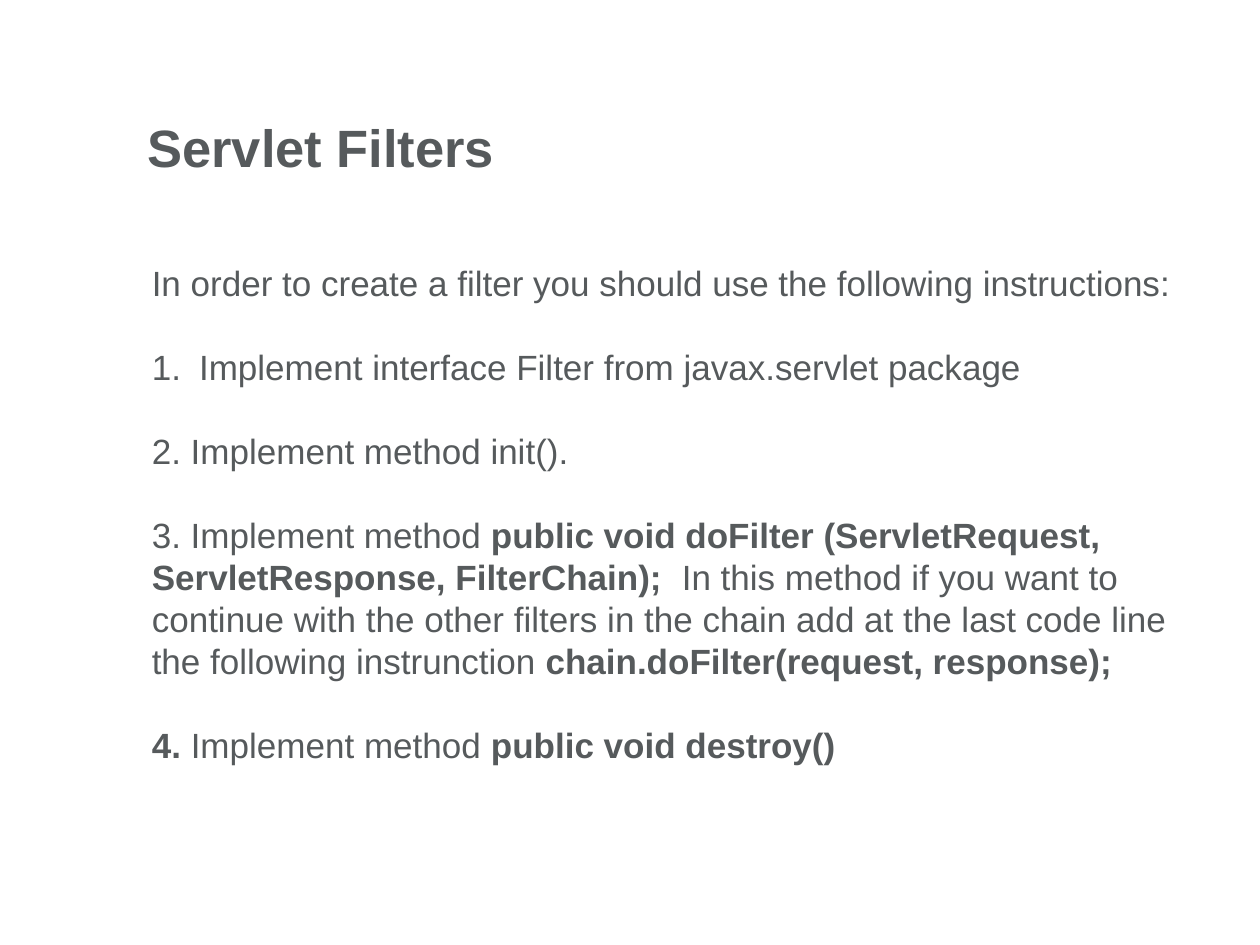
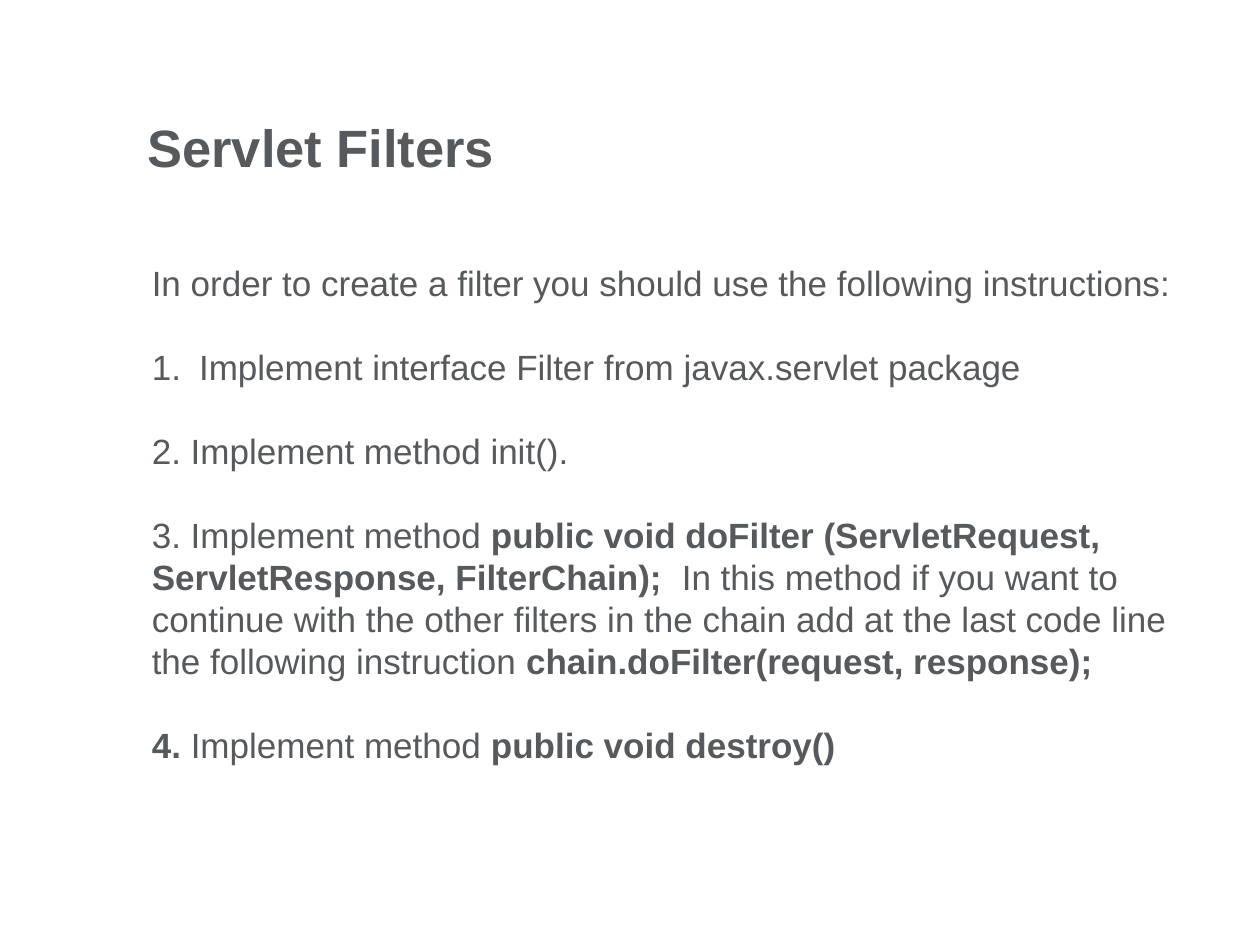
Before and after one commit to mihalceama/JavaDocs, a slide deck: slide 22 of Servlets/Day2/Docs/Web Presentation-Part2.pptx. Drawn at 1260x945 pixels with LibreOffice and Linux fonts; fonts in the diff are those of the drawing; background and template pictures are left out. Boxes give left, top, right and bottom in pixels: in the first picture for what was removed or moved away, otherwise in the second. Text is boxed around its words. In the diff, an @@ line names an element or a change of style, - is before the commit and + after.

Commit message:
Update Servlets Day2 docs.

```diff
--- a/Servlets/Day2/Docs/Web Presentation-Part2.pptx
+++ b/Servlets/Day2/Docs/Web Presentation-Part2.pptx
@@ text at bbox=[152, 522, 1166, 681]: text changed @@
-  3. Implement method public void doFilter (ServletRequest, ServletResponse, FilterChain); In this method if you want to continue with the other filters in the chain add at the last code line the following instrunction chain.doFilter(request, response);
+  3. Implement method public void doFilter (ServletRequest, ServletResponse, FilterChain); In this method if you want to continue with the other filters in the chain add at the last code line the following instruction chain.doFilter(request, response);
```
Also in this commit, not shown: 1 other slide changed, 2 other files.
